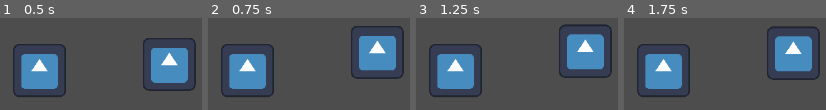
Above: before the commit, frames 1-4 (left to right).
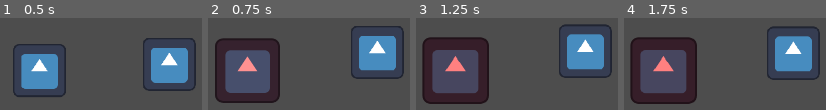
Above: after the commit, the same moments.

Repository: panorb/ludum-dare-53
Game: Godot game, scene res://world.tscn
Two runs of this game, one before a commit and one after it. Both use one fixed random seed, a clock stepped at 60 frames per second and the inputs below. The engine's default icon, where the game draws it, is replaced by a stand-in: a white triangle on a blue panel in a dark square.
Inputs:
- Up to frame 1 (0.5 s): no input
- Up to frame 2 (0.75 s): tap Enter (ui_accept) at 0.5 s
- Up to frame 3 (1.25 s): tap Enter (ui_accept) at 0.77 s
- Up to frame 4 (1.75 s): tap Enter (ui_accept) at 1.52 s

Frame 1 is identical in both runs. In frame 2, 20% of the frame differs, in the area x 3-36%, y 21-93%; in frame 3, 18%; in frame 4, 18%.

Commit message:
Add hurt animation to creatures

Diff:
--- a/godot/game/battle_field/battle_field.tscn
+++ b/godot/game/battle_field/battle_field.tscn
@@ -9,6 +9,9 @@
 
 [node name="Hero" parent="." instance=ExtResource("1_c8ib1")]
 position = Vector2(280, 290)
+max_health = 100
 
 [node name="Dragon" parent="." instance=ExtResource("3_n2d58")]
 position = Vector2(592, 275)
+health = 100
+max_health = 100
--- a/godot/game/battle_field/creatures/creature.tscn
+++ b/godot/game/battle_field/creatures/creature.tscn
@@ -16,6 +16,30 @@
 "transitions": PackedFloat32Array(1),
 "update": 0,
 "values": [Vector2(0, 0)]
+}
+tracks/1/type = "value"
+tracks/1/imported = false
+tracks/1/enabled = true
+tracks/1/path = NodePath("Sprite2D:scale")
+tracks/1/interp = 1
+tracks/1/loop_wrap = true
+tracks/1/keys = {
+"times": PackedFloat32Array(0),
+"transitions": PackedFloat32Array(1),
+"update": 0,
+"values": [Vector2(1, 1)]
+}
+tracks/2/type = "value"
+tracks/2/imported = false
+tracks/2/enabled = true
+tracks/2/path = NodePath("Sprite2D:modulate")
+tracks/2/interp = 1
+tracks/2/loop_wrap = true
+tracks/2/keys = {
+"times": PackedFloat32Array(0),
+"transitions": PackedFloat32Array(1),
+"update": 0,
+"values": [Color(1, 1, 1, 1)]
 }
 
 [sub_resource type="Animation" id="Animation_13eqp"]
@@ -38,6 +62,30 @@
 
 [sub_resource type="Animation" id="Animation_wuiax"]
 resource_name = "hurt"
+tracks/0/type = "value"
+tracks/0/imported = false
+tracks/0/enabled = true
+tracks/0/path = NodePath("Sprite2D:scale")
+tracks/0/interp = 1
+tracks/0/loop_wrap = true
+tracks/0/keys = {
+"times": PackedFloat32Array(0, 0.5, 1),
+"transitions": PackedFloat32Array(1, 1, 1),
+"update": 0,
+"values": [Vector2(1, 1), Vector2(1.5, 1.5), Vector2(1, 1)]
+}
+tracks/1/type = "value"
+tracks/1/imported = false
+tracks/1/enabled = true
+tracks/1/path = NodePath("Sprite2D:modulate")
+tracks/1/interp = 1
+tracks/1/loop_wrap = true
+tracks/1/keys = {
+"times": PackedFloat32Array(0, 0.5, 1),
+"transitions": PackedFloat32Array(1, 1, 1),
+"update": 0,
+"values": [Color(1, 1, 1, 1), Color(1, 0, 0, 1), Color(1, 1, 1, 1)]
+}
 
 [sub_resource type="AnimationLibrary" id="AnimationLibrary_o82yf"]
 _data = {
Not shown: 1 places in godot/game/battle_field/battle_field.tscn that only renumber resources
